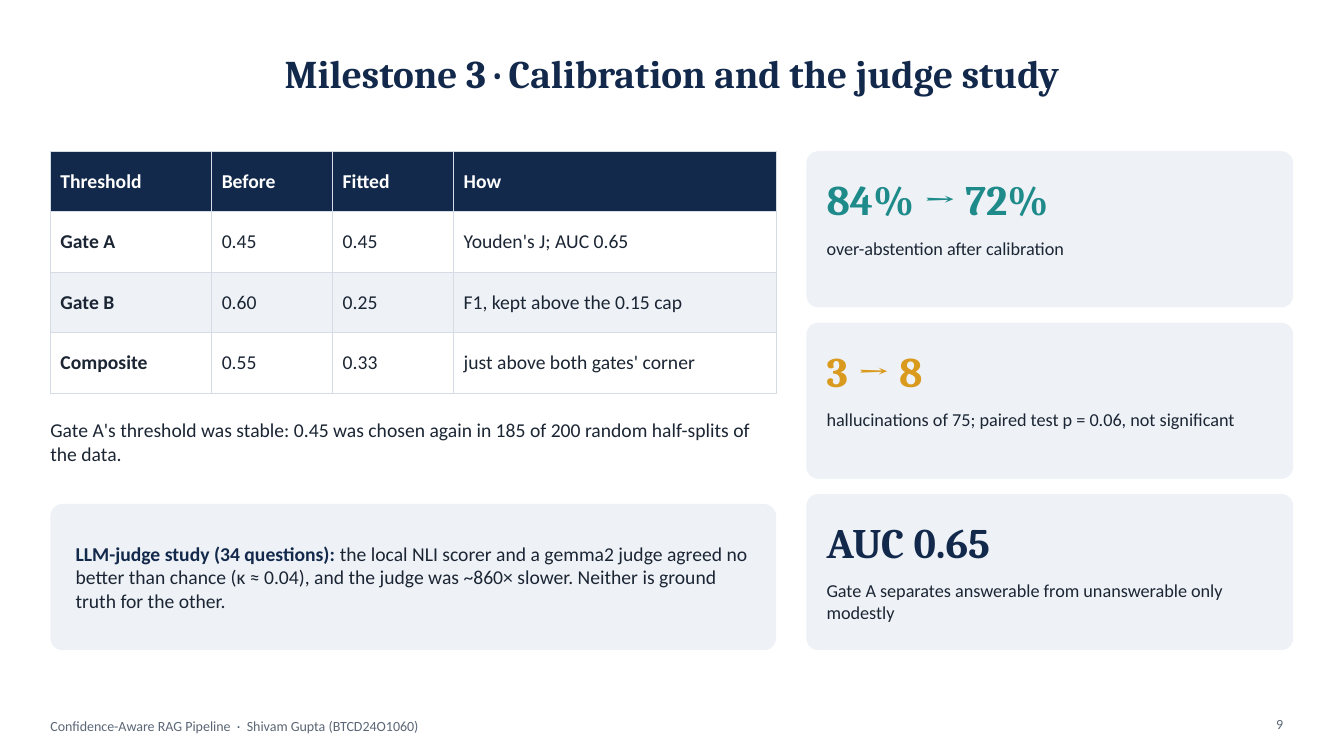
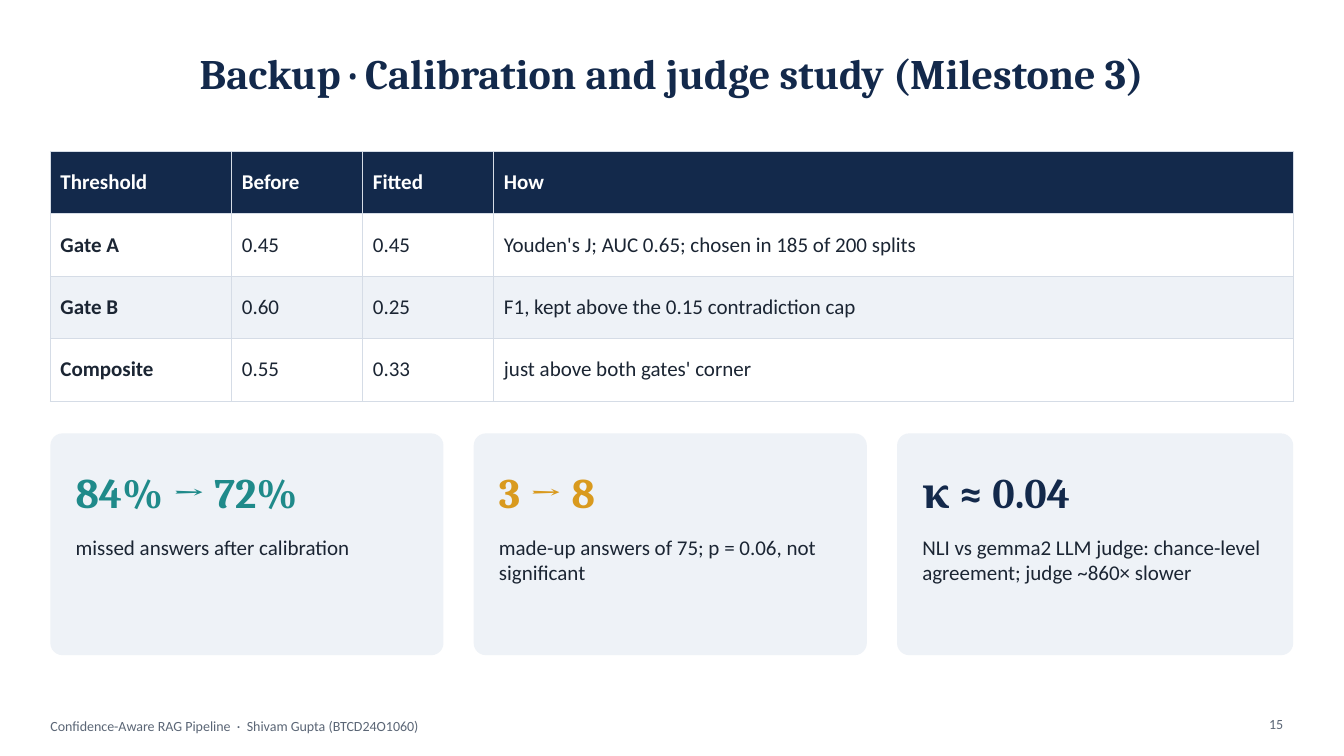
Before and after one commit to Sumwanyuno/confidence-aware-rag, a slide deck: slide 15 of reports/expo/Expo_Presentation.pptx (slide 9 before the commit). Drawn at 1344x756 pixels with LibreOffice and Linux fonts; fonts in the diff are those of the drawing. Boxes give left, top, right and bottom in pixels: in the first picture for what was removed or moved away, otherwise in the second. Text is boxed around its words. In the diff, an @@ line names an element or a change of style, - is before the commit and + after.

```diff
--- a/reports/expo/Expo_Presentation.pptx
+++ b/reports/expo/Expo_Presentation.pptx
@@ title at bbox=[200, 58, 1143, 99]: text changed; size 28 to 30 pt @@
-Milestone 3 · Calibration and the judge study
+Backup · Calibration and judge study (Milestone 3)
@@ table at bbox=[50, 151, 1294, 384] @@
-row 2, column 4: Youden's J; AUC 0.65
+row 2, column 4: Youden's J; AUC 0.65; chosen in 185 of 200 splits
-row 3, column 4: F1, kept above the 0.15 cap
+row 3, column 4: F1, kept above the 0.15 contradiction cap
@@ size 14 to 15 pt in "Threshold", "Before", "Fitted", "How" and 10 more places @@
@@ table: place and size @@
-table at bbox=[50, 151, 776, 377]
+table at bbox=[50, 151, 1294, 384]
@@ rounded rectangle removed at bbox=[807, 151, 1294, 308] @@
@@ text removed at bbox=[827, 242, 1064, 255] @@
-over-abstention after calibration
@@ rounded rectangle removed at bbox=[807, 323, 1294, 479] @@
@@ rounded rectangle at bbox=[50, 434, 444, 655]: proportions changed @@
@@ rounded rectangle: place and size @@
-rounded rectangle at bbox=[50, 504, 776, 650]
+rounded rectangle at bbox=[50, 434, 444, 655]
@@ text removed at bbox=[50, 423, 749, 461] @@
-Gate A's threshold was stable: 0.45 was chosen again in 185 of 200 random half-splits of the data.
@@ rounded rectangle added at bbox=[474, 434, 867, 655], fill #EEF2F7 @@
@@ rounded rectangle: place and size @@
-rounded rectangle at bbox=[807, 494, 1294, 650]
+rounded rectangle at bbox=[897, 434, 1294, 655]
@@ rounded rectangle at bbox=[897, 434, 1294, 655]: proportions changed @@
@@ text "84% → 72%": place and size @@
-text "84% → 72%" at bbox=[827, 186, 1048, 216]
+text "84% → 72%" at bbox=[76, 479, 297, 509]
@@ text "3 → 8": place and size @@
-text "3 → 8" at bbox=[827, 358, 922, 388]
+text "3 → 8" at bbox=[499, 479, 595, 509]
@@ text added at bbox=[922, 479, 1070, 509], 30 pt, text #13294B, bold @@
+κ ≈ 0.04
@@ text removed at bbox=[827, 529, 990, 559] @@
-AUC 0.65
@@ text removed at bbox=[76, 546, 748, 608] @@
-LLM-judge study (34 questions): the local NLI scorer and a gemma2 judge agreed no better than chance (κ ≈ 0.04), and the judge was ~860× slower. Neither is ground truth for the other.
@@ text added at bbox=[76, 540, 349, 555], 15 pt, text #1B2533 @@
+missed answers after calibration
@@ text at bbox=[499, 540, 816, 584]: text changed; size 13 to 15 pt @@
-hallucinations of 75; paired test p = 0.06, not significant
+made-up answers of 75; p = 0.06, not significant
@@ text added at bbox=[922, 540, 1260, 584], 15 pt, text #1B2533 @@
+NLI vs gemma2 LLM judge: chance-level agreement; judge ~860× slower
@@ text removed at bbox=[827, 584, 1222, 622] @@
-Gate A separates answerable from unanswerable only modestly
@@ page number at bbox=[1269, 720, 1283, 729]: text changed @@
-9
+15
```
Also in this commit, not shown: 9 other slides changed, 7 slides added, 6 slides removed, 1 other file.
